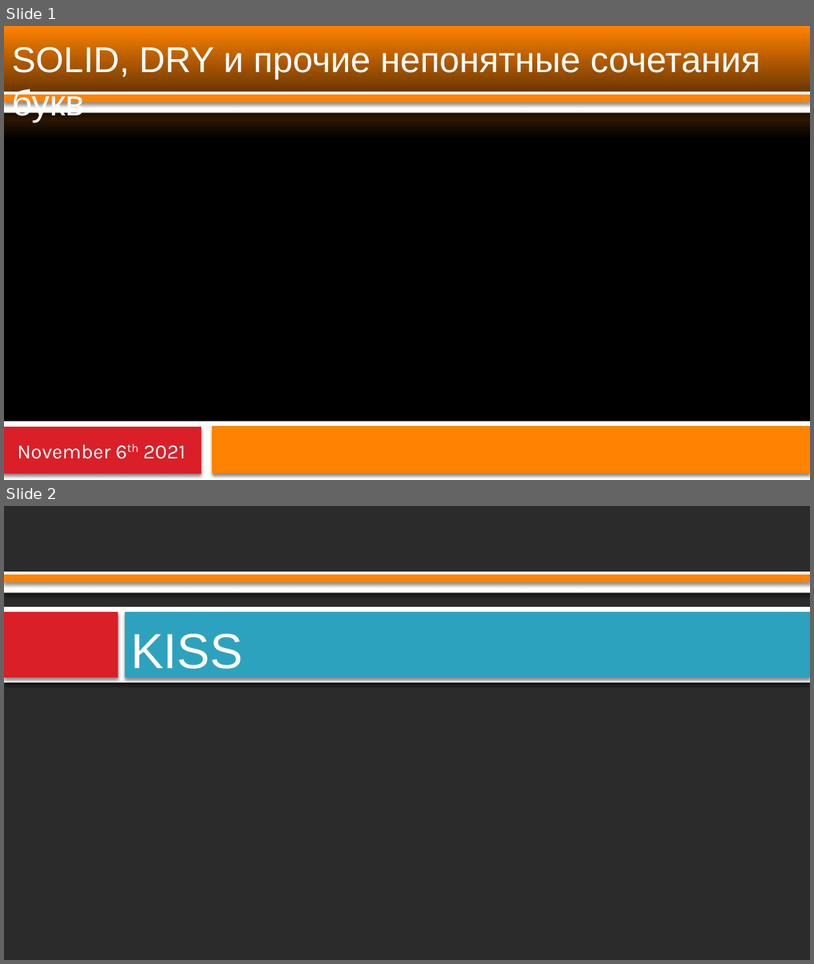
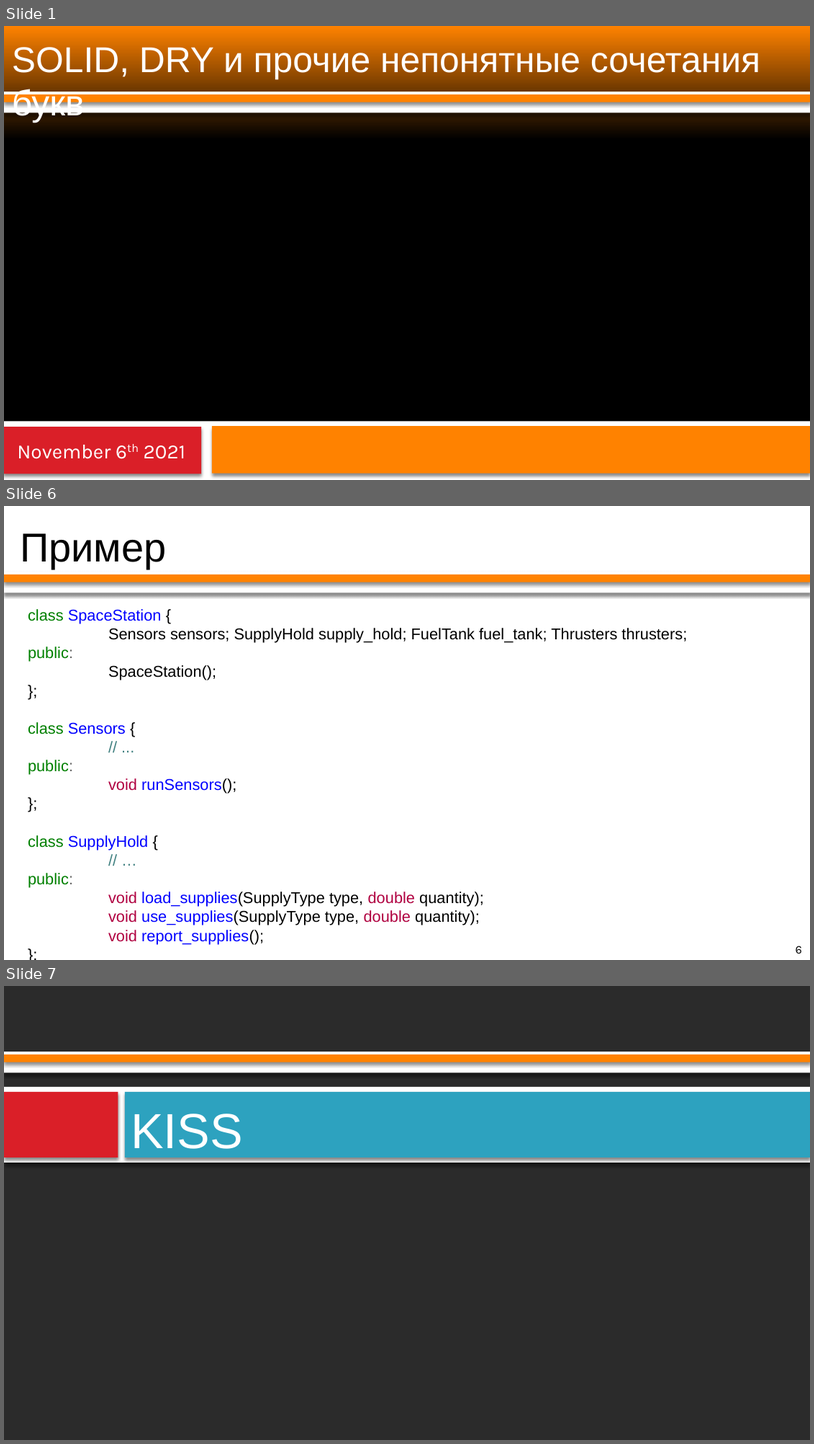
Before and after one commit to PatriotRossii/ducktalks_1, a slide deck: ACID, DRY, etc/presentation.odp. Shown one above the other, each under a label of ours: slides 1 and 2 before the commit, slides 1, 6 and 7 after it; the slides between them are not shown. The pictures are 814x964 and 814x1444 pixels, drawn with LibreOffice and Linux fonts; fonts in the diff are those of the drawing; background and template pictures are left out; a plain dark background stands for a picture behind light text. Boxes give left, top, right and bottom in pixels: in the first picture for what was removed or moved away, otherwise in the second. Text is boxed around its words. In the diff, an @@ line names an element or a change of style, - is before the commit and + after.

```diff
--- a/ACID, DRY, etc/presentation.odp
+++ b/ACID, DRY, etc/presentation.odp
@@ slide 6 added at box(4, 506, 810, 960), background #FFFFFF; not listed: 2 template elements that a slide beside it also shows @@
@@ title added at box(20, 533, 166, 569), 36 pt, text #000000 @@
+Пример
@@ text added at box(28, 609, 687, 944), 14 pt, text #000000 @@
+class SpaceStation {
+Sensors sensors; SupplyHold supply_hold; FuelTank fuel_tank; Thrusters thrusters;
+public:
+SpaceStation();
+};
+class Sensors {
+// ...
+public:
+void runSensors();
+};
+class SupplyHold {
+// …
+public:
+void load_supplies(SupplyType type, double quantity);
+void use_supplies(SupplyType type, double quantity);
+void report_supplies();
+};
@@ page number added at box(796, 945, 802, 953), 10.5 pt, text #000000 @@
+6
@@ what was slide 2 is now slide 7 @@
```
Also in this commit, not shown: 2 slides changed, 4 other slides added, 1 slide removed, 1 other file.
